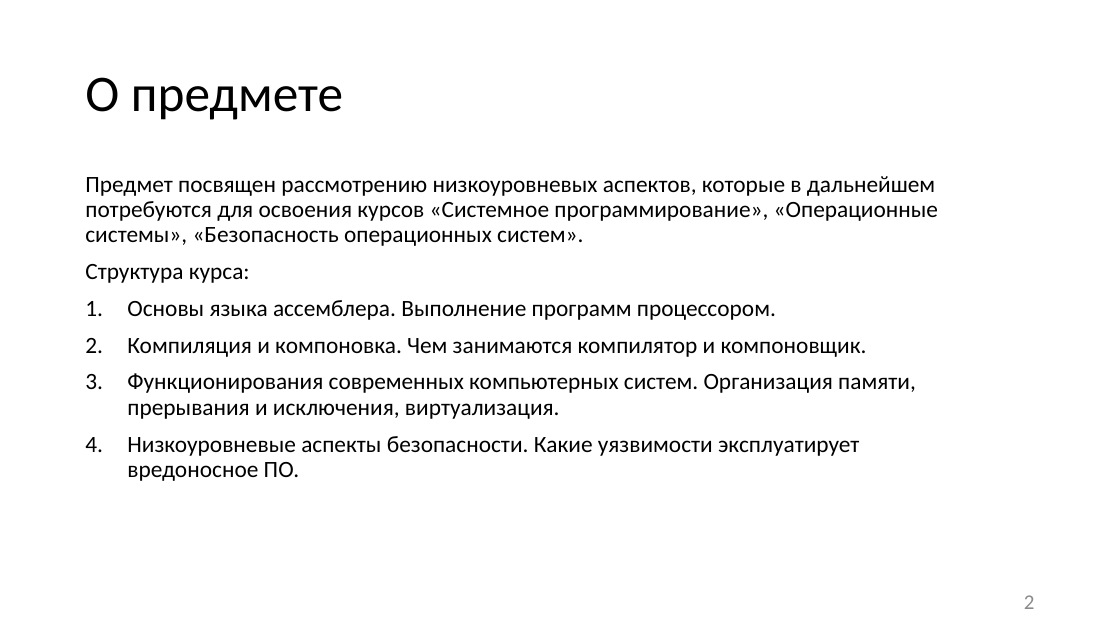
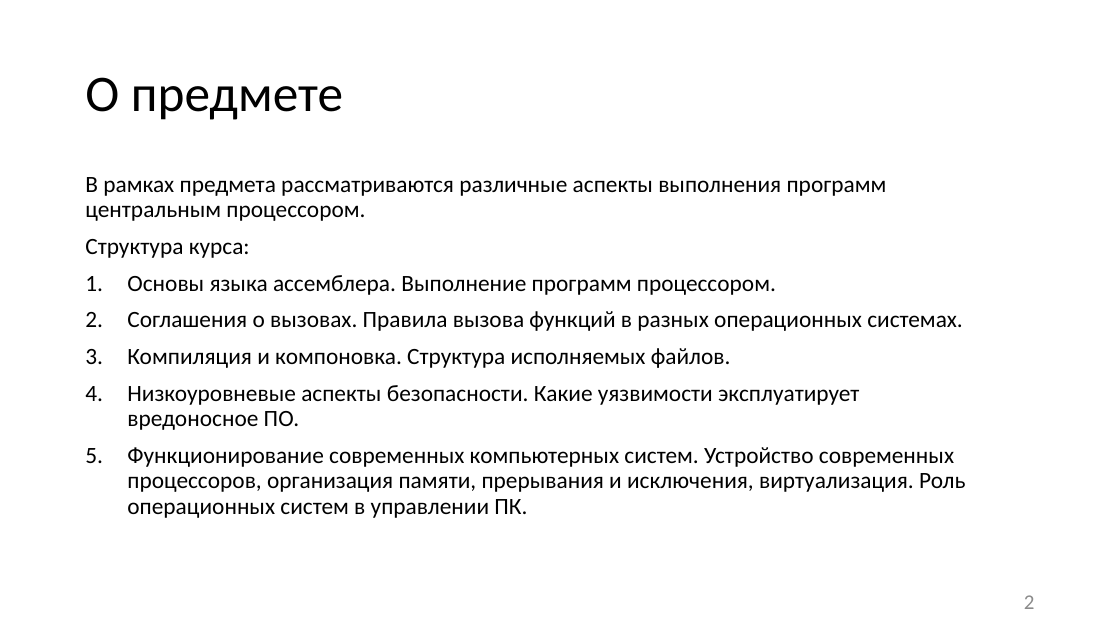
Before and after one commit to itsecd/low-level-programming, a slide deck: slide 2 of Lectures/1.Introduction/Lecture1.pptx. Drawn at 1120x630 pixels with LibreOffice and Linux fonts; fonts in the diff are those of the drawing. Boxes give left, top, right and bottom in pixels: in the first picture for what was removed or moved away, otherwise in the second. Text is boxed around its words. In the diff, an @@ line names an element or a change of style, - is before the commit and + after.

Commit message:
Starting a new season [~] Lecture1: some changes in wording [-] Lab files (scheduled to upload new versions soon)

```diff
--- a/Lectures/1.Introduction/Lecture1.pptx
+++ b/Lectures/1.Introduction/Lecture1.pptx
@@ text at (x1=85, y1=177, x2=887, y2=221): text changed @@
-Предмет посвящен рассмотрению низкоуровневых аспектов, которые в дальнейшем потребуются для освоения курсов «Системное программирование», «Операционные системы», «Безопасность операционных систем».
+В рамках предмета рассматриваются различные аспекты выполнения программ центральным процессором.
@@ text at (x1=127, y1=311, x2=963, y2=368): text changed @@
-2. Компиляция и компоновка. Чем занимаются компилятор и компоновщик.
-3. Функционирования современных компьютерных систем. Организация памяти, прерывания и исключения, виртуализация.
+2. Соглашения о вызовах. Правила вызова функций в разных операционных системах.
+3. Компиляция и компоновка. Структура исполняемых файлов.
@@ text at (x1=127, y1=447, x2=966, y2=518): paragraph added @@
+5. Функционирование современных компьютерных систем. Устройство современных процессоров, организация памяти, прерывания и исключения, виртуализация. Роль операционных систем в управлении ПК.
```
Also in this commit, not shown: 32 other slides changed, 2 slides added, 39 other files.
